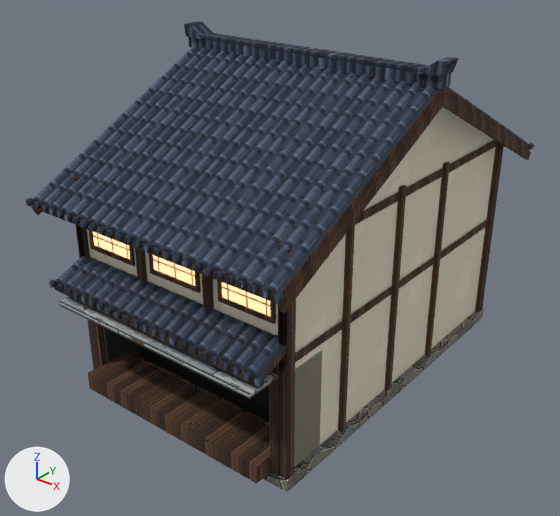
One commit to the glTF model Oxygen/project/Assets/Models/JapaneseCity/JP_Mid_Shop_A.glb: the scene before it, then after it.
Rendered twice from a 50 mm camera at (10.88, -10.06, 11.56) aimed at (-0.12, 3.7, 3.03). Lighting does not change. The marker at lower left points along +X, +Y and +Z. The first picture is the older version. Vertices at exactly the same position are counted once.

In view in the first picture: 'JP_Mid_Shop_A'.
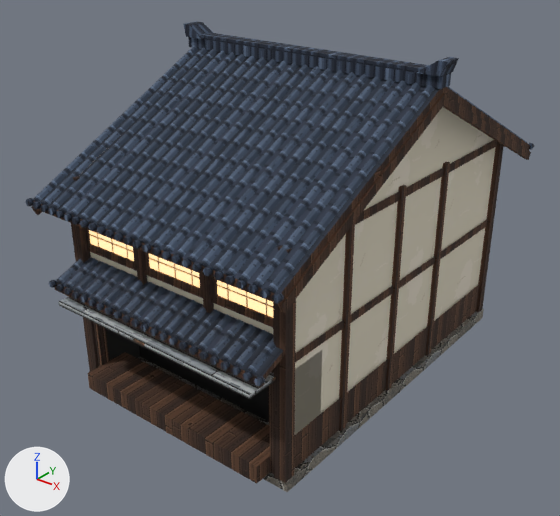
The edits, one by one:
me_jp_mid_shop_a is used by ob_jp_mid_shop_a; location (0.0, 0.0, 0.0).
me_jp_mid_shop_a had 2008 vertices, 3005 faces and spanned x -3.71..3.71, y -1.0..10.0, z 0.0..8.31.
me_jp_mid_shop_a now has 2074 vertices, 3091 faces and spans x -3.71..3.71, y -1.0..10.0, z 0.0..8.31.
me_jp_mid_shop_a part 1: a new loose piece, a box spanning x -3.0..3.0, y -0.07..0.0, z 3.82..3.9, in mat_jp_wood_cedardark.
me_jp_mid_shop_a part 2: the loose piece of 24 vertices spanning x -2.73..-1.27, y -0.06..0.04, z 3.9..5.1 is scaled about its middle by (1.18, 1, 1.09), then moved by (0.0, 0.0, 0.05).
me_jp_mid_shop_a part 3: the loose piece of 24 vertices spanning x -0.73..0.73, y -0.06..0.04, z 3.9..5.1 is scaled about its middle by (1.18, 1, 1.09), then moved by (0.0, 0.0, 0.05).
me_jp_mid_shop_a part 4: the loose piece of 24 vertices spanning x 1.27..2.73, y -0.06..0.04, z 3.9..5.1 is scaled about its middle by (1.18, 1, 1.09), then moved by (0.0, 0.0, 0.05).
me_jp_mid_shop_a part 5: a new loose piece, a box spanning x -3.15..-2.85, y -0.22..0.08, z 0.3..5.4, in mat_jp_wood_cedardark.
me_jp_mid_shop_a part 6: a new loose piece, a box spanning x 2.85..3.15, y -0.22..0.08, z 0.3..5.4, in mat_jp_wood_cedardark.
me_jp_mid_shop_a part 7: a new loose piece, a box spanning x -2.775..-1.225, y -0.015..0.01, z 4.0..5.1, in mat_jp_shoji_paper.
me_jp_mid_shop_a part 8: a new loose piece, a box spanning x -0.775..0.775, y -0.015..0.01, z 4.0..5.1, in mat_jp_shoji_paper.
me_jp_mid_shop_a part 9: a new loose piece, a box spanning x 1.225..2.775, y -0.015..0.01, z 4.0..5.1, in mat_jp_shoji_paper.
Part 10, on me_jp_mid_shop_a:
2 vertices are removed from x -3.0..3.0, y 4.5, z 7.79.
2 faces are deleted.
22 vertices are added at x -3.05..3.05, y -0.05..9.05, z 0.3..7.78.
6 new vertices lie (0.06, 0.0, 0.0) away from vertices in x -3.02..2.96, y 0.01..8.99, z 5.61..7.78.
4 new faces join them, mat_jp_plaster_warm.
24 new faces join them, mat_jp_wood_cedardark.
Other edits to the shape of me_jp_mid_shop_a do not show in these pictures.

Where the change shows, as pixel boxes (x1, y1, x2, y2) in the pictures (560 x 516 px; the box of a moved part takes in the faces that stretch with it):
part 1 of me_jp_mid_shop_a, added (mostly hidden)
    after: (87, 247, 273, 327)
part 2 of me_jp_mid_shop_a, moved or reshaped
    before: (89, 230, 135, 266)
    after: (85, 229, 137, 267)
part 3 of me_jp_mid_shop_a, moved or reshaped
    before: (148, 253, 201, 293)
    after: (145, 252, 203, 295)
part 4 of me_jp_mid_shop_a, moved or reshaped
    before: (217, 280, 276, 324)
    after: (212, 278, 273, 324)
part 5 of me_jp_mid_shop_a, added (brown)
    after: (71, 223, 98, 371)
part 6 of me_jp_mid_shop_a, added
    after: (273, 299, 296, 483)
part 7 of me_jp_mid_shop_a, added (beige)
    after: (89, 230, 134, 261)
part 8 of me_jp_mid_shop_a, added (beige)
    after: (149, 254, 200, 288)
part 9 of me_jp_mid_shop_a, added (beige)
    after: (217, 280, 273, 318)
part 10 of me_jp_mid_shop_a, built on
    before: (370, 107, 491, 202)
    after: (88, 107, 491, 469)
